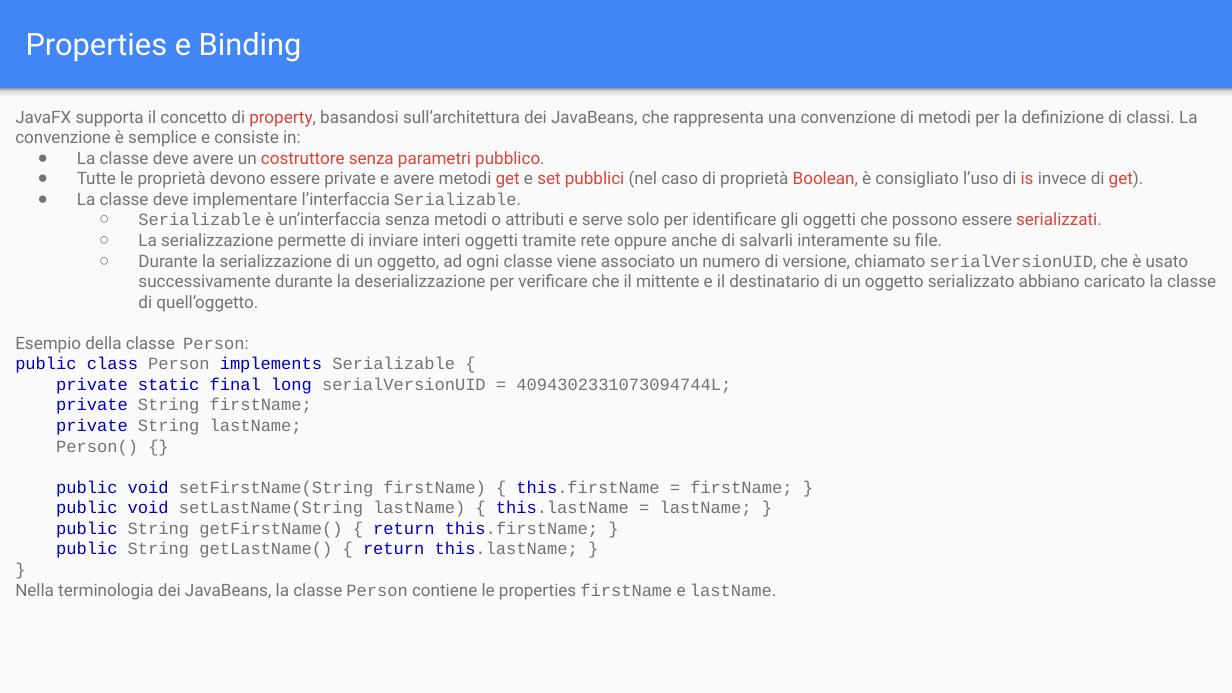
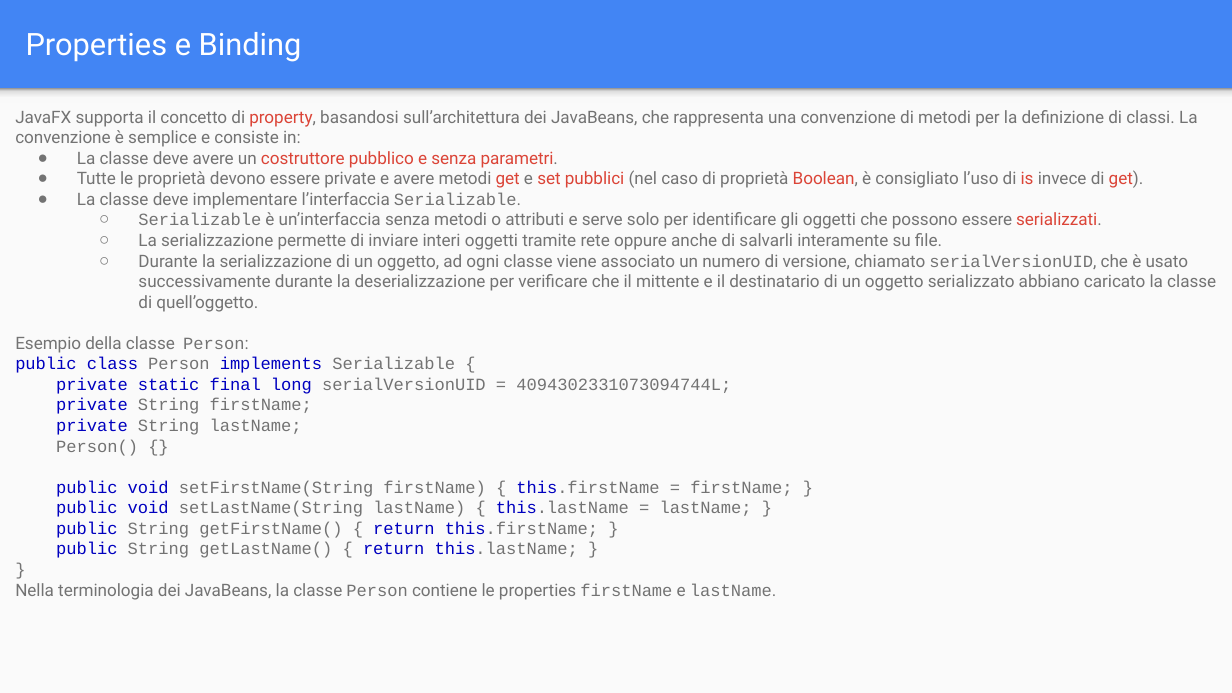
Before and after one commit to Rhaegal222/User-Interface-Design, a slide deck: slide 64 of Slides/2 - Interfacce Utente/02 - Interfacce Utente - Swing e JavaFX.pptx (slide 52 before the commit). Drawn at 1232x693 pixels with LibreOffice and Linux fonts; fonts in the diff are those of the drawing. Boxes give left, top, right and bottom in pixels: in the first picture for what was removed or moved away, otherwise in the second. Text is boxed around its words. In the diff, an @@ line names an element or a change of style, - is before the commit and + after.

```diff
--- a/Slides/2 - Interfacce Utente/02 - Interfacce Utente - Swing e JavaFX.pptx
+++ b/Slides/2 - Interfacce Utente/02 - Interfacce Utente - Swing e JavaFX.pptx
@@ text at [77,151,558,168]: text changed @@
-● La classe deve avere un costruttore senza parametri pubblico.
+● La classe deve avere un costruttore pubblico e senza parametri.
```
Also in this commit, not shown: 10 other slides changed, 35 other files.
